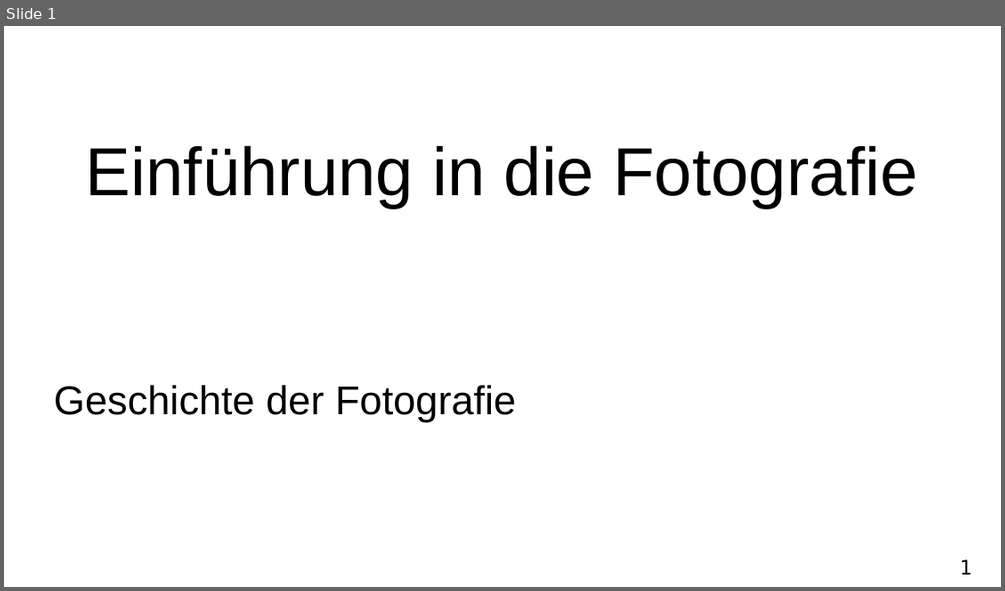
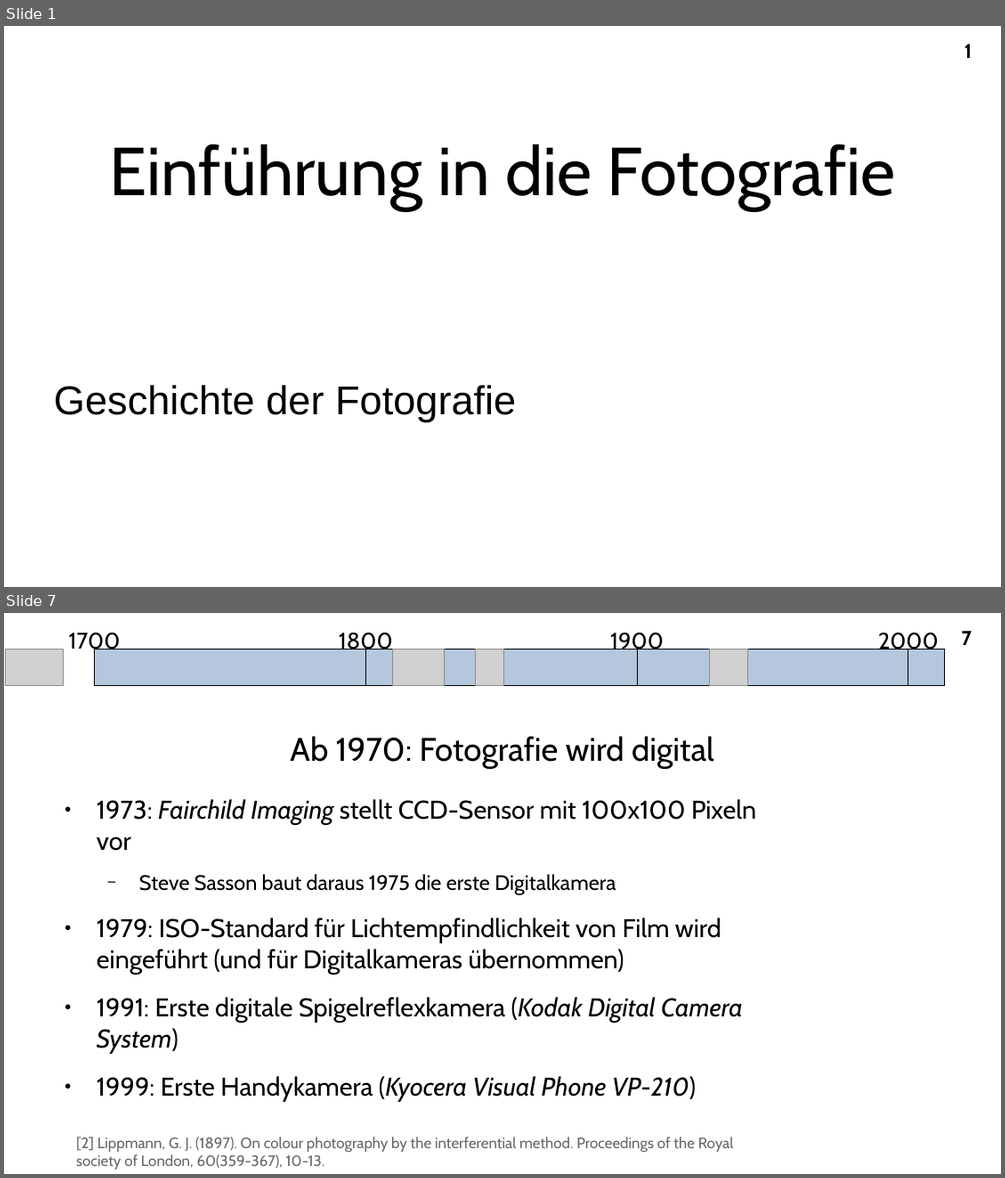
Before and after one commit to A-Schmid/PhotographyCourse, a slide deck: slides_de/history.odp. Shown one above the other, each under a label of ours: slide 1 before the commit, slides 1 and 7 after it; the slides between them are not shown. The pictures are 1005x591 and 1005x1178 pixels, drawn with LibreOffice and Linux fonts; fonts in the diff are those of the drawing; grey boxes stand for pictures. Boxes give left, top, right and bottom in pixels: in the first picture for what was removed or moved away, otherwise in the second. Text is boxed around its words. In the diff, an @@ line names an element or a change of style, - is before the commit and + after.

```diff
--- a/slides_de/history.odp
+++ b/slides_de/history.odp
@@ slide 7 added at [4,613,1001,1174], background #FFFFFF; not listed: 1 template element that a slide beside it also shows @@
@@ text added at [69,633,121,654], 18 pt, text #000000 @@
+1700
@@ text added at [339,630,393,654], 18 pt, text #000000 @@
+1800
@@ text added at [610,633,663,654], 18 pt, text #000000 @@
+1900
@@ text added at [878,633,938,654], 18 pt, text #000000 @@
+2000
@@ picture added at [6,649,64,685] @@
@@ rectangle added at [95,649,945,685], fill #B4C7DC, outline #000000 0 pt @@
@@ line added from (366, 649) to (366, 685), #000000 0 pt @@
@@ picture added at [393,649,445,685] @@
@@ picture added at [476,649,503,685] @@
@@ line added from (637, 649) to (637, 685), #000000 0 pt @@
@@ picture added at [710,649,748,685] @@
@@ line added from (908, 649) to (908, 685), #000000 0 pt @@
@@ title added at [290,736,714,769], 26 pt, text #000000 @@
+Ab 1970: Fotografie wird digital
@@ text added at [97,799,756,1102], 20.4 pt, text #000000 @@
+● 1973: Fairchild Imaging stellt CCD-Sensor mit 100x100 Pixeln vor
+  − Steve Sasson baut daraus 1975 die erste Digitalkamera
+● 1979: ISO-Standard für Lichtempfindlichkeit von Film wird eingeführt (und für Digitalkameras übernommen)
+● 1991: Erste digitale Spigelreflexkamera (Kodak Digital Camera System)
+● 1999: Erste Handykamera (Kyocera Visual Phone VP-210)
@@ text added at [76,1136,734,1169], 12 pt, text #666666 @@
+[2] Lippmann, G. J. (1897). On colour photography by the interferential method. Proceedings of the Royal society of London, 60(359-367), 10-13.
@@ slide 1 changed as well @@
@@ title "Einführung in die Fotografie" at [109,144,896,210]: font Arial to Cabin @@
@@ page number: place and size @@
-page number at [960,559,972,574]
+page number at [964,44,971,58]
@@ page number at [964,44,971,58]: font DejaVu Sans Mono to Cabin, bold on @@
```
Also in this commit, not shown: 6 other slides added, 1 slide removed, 1 other file.
